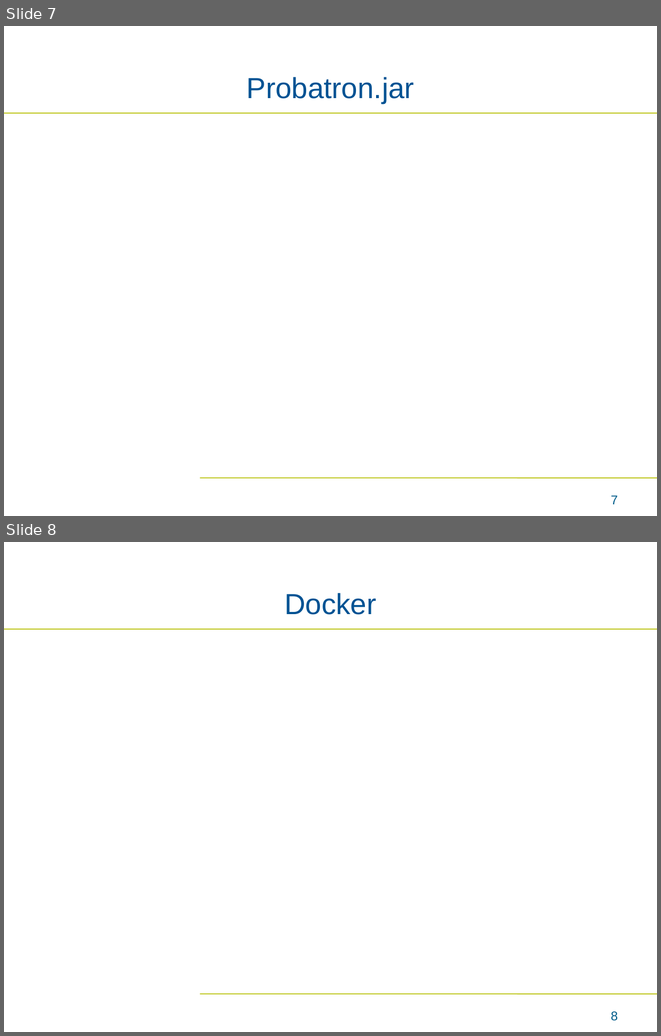
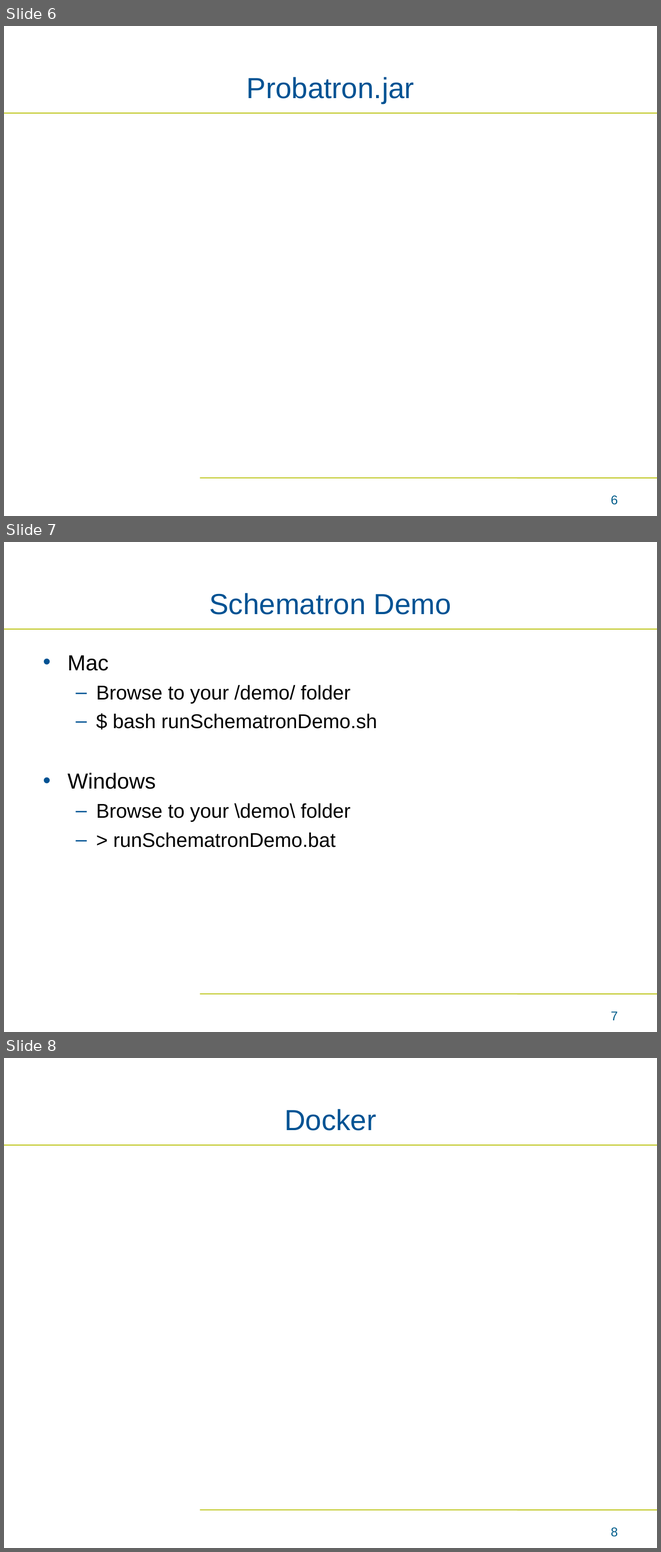
Before and after one commit to bmatern-nmdp/ValidationDemo, a slide deck: Interactive Demo.ppt. Shown one above the other, each under a label of ours: slides 7 and 8 before the commit, slides 6, 7 and 8 after it. The pictures are 661x1036 and 661x1552 pixels, drawn with LibreOffice and Linux fonts; fonts in the diff are those of the drawing; background and template pictures are left out. Boxes give left, top, right and bottom in pixels: in the first picture for what was removed or moved away, otherwise in the second. Text is boxed around its words. In the diff, an @@ line names an element or a change of style, - is before the commit and + after.

Commit message:
demo

```diff
--- a/Interactive Demo.ppt
+++ b/Interactive Demo.ppt
@@ slide 7 added at (4,542,657,1032), background #FFFFFF; not listed: 2 template elements that a slide beside it also shows @@
@@ title added at (209,593,451,615), 32 pt, text #005293 @@
+Schematron Demo
@@ text added at (68,655,377,847), 22 pt, text #000000 @@
+• Mac
+  – Browse to your /demo/ folder
+  – $ bash runSchematronDemo.sh
+• Windows
+  – Browse to your \demo\ folder
+  – > runSchematronDemo.bat
@@ page number added at (611,1011,618,1020), 14 pt, text #005C8A @@
+7
@@ what was slide 7 is now slide 6 @@
@@ page number at (611,495,618,505): text changed @@
-7
+6
```
Also in this commit, not shown: 1 slide changed, 3 other slides added, 3 slides removed, 1 other file.
